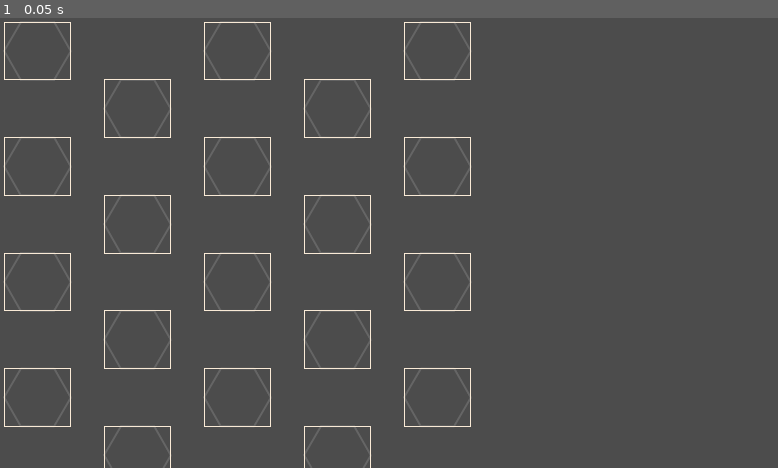
Above: before the commit, frame 1.
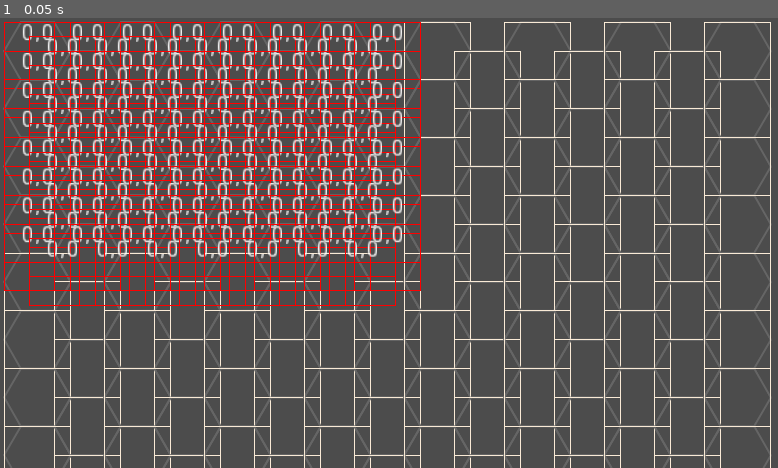
Above: after the commit, the same moment.

Repository: cardinal23/Hex2022
Game: Godot game, scene res://Main.tscn
Same seed, same stepped clock (60 frames per second), same inputs: the game is played once before the commit and once after it.
Inputs:
- Up to frame 1 (0.05 s): no input

The runs differ from the first frame. In frame 1, 17% of the frame differs, in the area x 0-100%, y 0-100%.

Commit message:
Kludged the hex grid coords. Began to add to the Hex node

Diff:
--- a/Grid.gd
+++ b/Grid.gd
@@ -9,14 +9,22 @@
     var width = 2 * size
     var height = sqrt(3) * size
 
-    for y in 5:
-        for x in 5:
-            var oddOffset = x % 2 * (height / 2)
+    for y in 8:
+        for x in 15:
+            # Everything needed to be divided in half here and I don't know why :(
+            var oddVerticalOffset = (x % 2) * (height / 2)
 
             var hex = Hex.instance()
             hex.size = size
             hex.position = Vector2(
-                (width * 0.75) * x,
-                height * y + oddOffset
+                (width * 0.75) * x / 2,
+                (height * y / 2) + oddVerticalOffset / 2
             )
             add_child(hex)
+            var coordinates = Vector2(x,y)
+            hex.coordinates = coordinates
+            hexes[coordinates] = hex
+
+func _input(event):
+    if event is InputEventMouseMotion:
+        print(event.position)
--- a/Hex.gd
+++ b/Hex.gd
@@ -1,9 +1,10 @@
 extends Line2D
 
-var size = 0
+var size = 400
+var coordinates: Vector2
+onready var bounds = $Bounds
 
 func _init():
-    antialiased = true
     width = 2.0
     default_color = Color(0.4,0.4,0.4)
 
@@ -12,6 +13,8 @@
         position.x + size,
         position.y + (sqrt(3) * size) / 2
     )
+
+    bounds.rect_min_size = Vector2(size, size)
 
     set_points(
         PoolVector2Array([
@@ -26,7 +29,7 @@
     )
 
 func _draw():
-    print(position)
+    #print(position)
     var debug := true
 
     if debug:
--- a/Hex.tscn
+++ b/Hex.tscn
@@ -3,4 +3,25 @@
 [ext_resource path="res://Hex.gd" type="Script" id=1]
 
 [node name="Hex" type="Line2D"]
+antialiased = true
 script = ExtResource( 1 )
+
+[node name="Bounds" type="ReferenceRect" parent="."]
+margin_right = 160.0
+margin_bottom = 160.0
+rect_min_size = Vector2( 40, 40 )
+editor_only = false
+__meta__ = {
+"_edit_use_anchors_": false
+}
+
+[node name="CoordinatesLabel" type="Label" parent="Bounds"]
+margin_right = 40.0
+margin_bottom = 31.0
+rect_scale = Vector2( 4, 4 )
+text = "0,0
+"
+align = 1
+__meta__ = {
+"_edit_use_anchors_": false
+}
